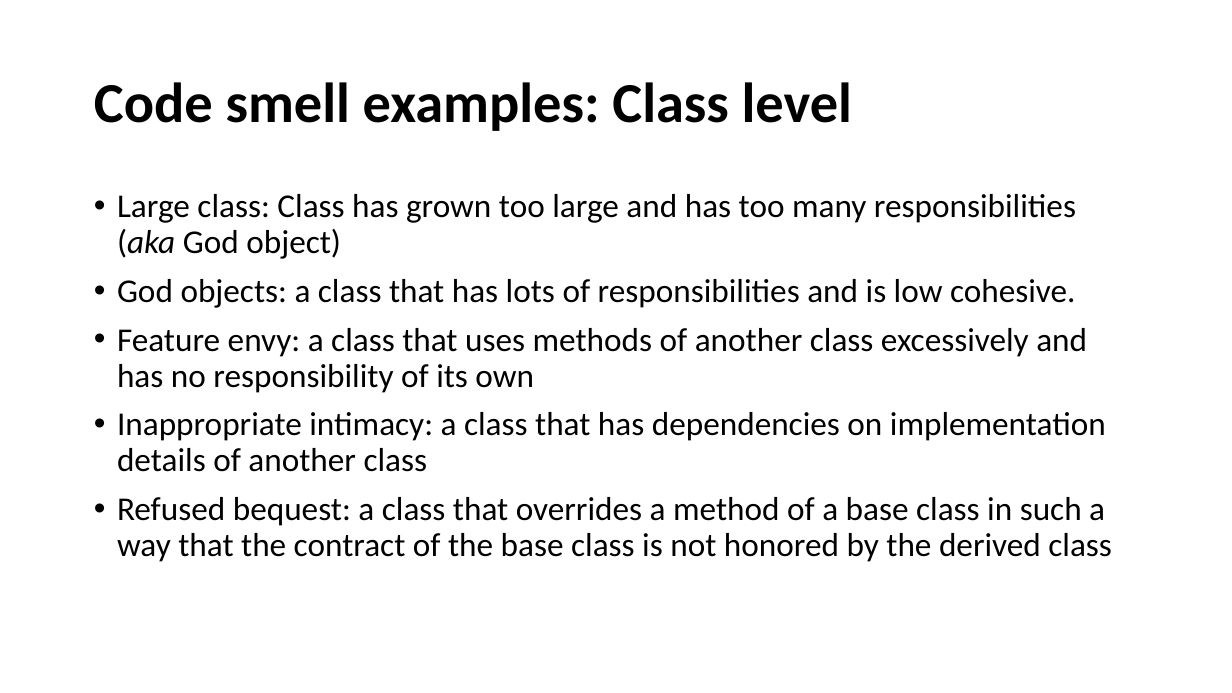
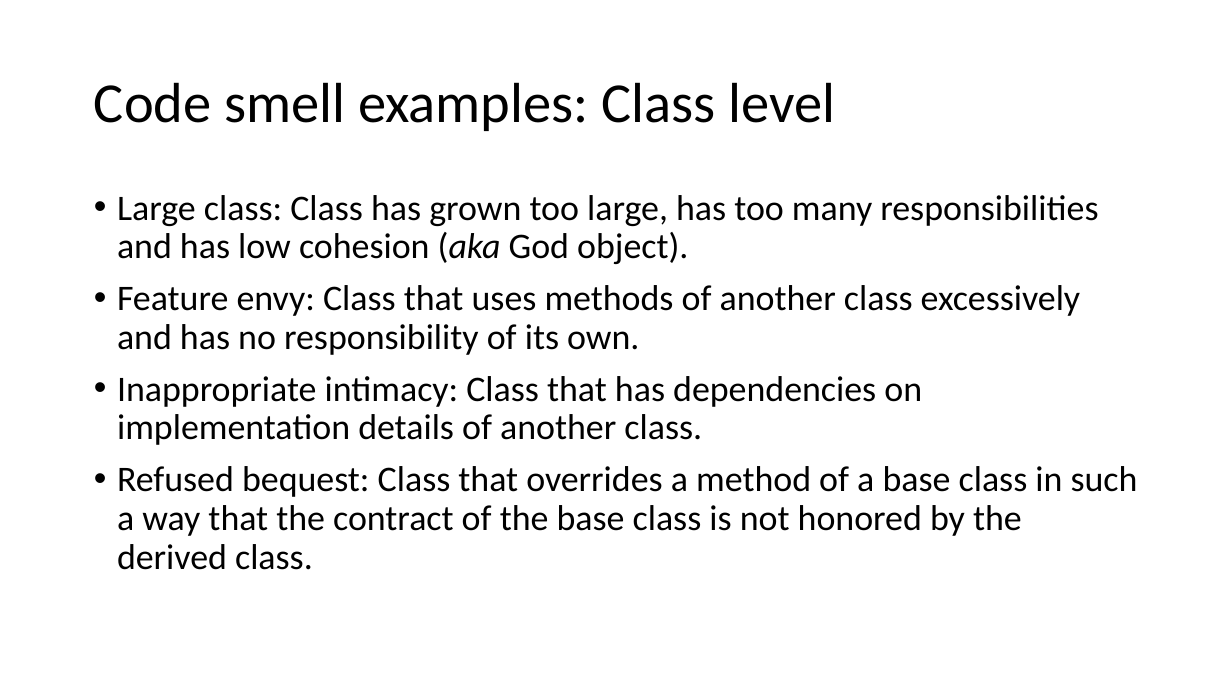
Before and after one commit to cebartling/test-driven, a slide deck: slide 4 of presentations/Code Smells.pptx. Drawn at 1232x693 pixels with LibreOffice and Linux fonts; fonts in the diff are those of the drawing. Boxes give left, top, right and bottom in pixels: in the first picture for what was removed or moved away, otherwise in the second. Text is boxed around its words. In the diff, an @@ line names an element or a change of style, - is before the commit and + after.

Commit message:
Code smells and SOLID Design Principles presentations final cut

```diff
--- a/presentations/Code Smells.pptx
+++ b/presentations/Code Smells.pptx
@@ title "Code smell examples: Class level" at [94,82,835,131]: bold off @@
@@ text at [117,195,1138,570]: text changed; size 25.9 to 28 pt @@
-• Large class: Class has grown too large and has too many responsibilities (aka God object)
-• God objects: a class that has lots of responsibilities and is low cohesive.
-• Feature envy: a class that uses methods of another class excessively and has no responsibility of its own
-• Inappropriate intimacy: a class that has dependencies on implementation details of another class
-• Refused bequest: a class that overrides a method of a base class in such a way that the contract of the base class is not honored by the derived class
+• Large class: Class has grown too large, has too many responsibilities and has low cohesion (aka God object).
+• Feature envy: Class that uses methods of another class excessively and has no responsibility of its own.
+• Inappropriate intimacy: Class that has dependencies on implementation details of another class.
+• Refused bequest: Class that overrides a method of a base class in such a way that the contract of the base class is not honored by the derived class.
```
Also in this commit, not shown: 7 other slides changed, 1 other file.
